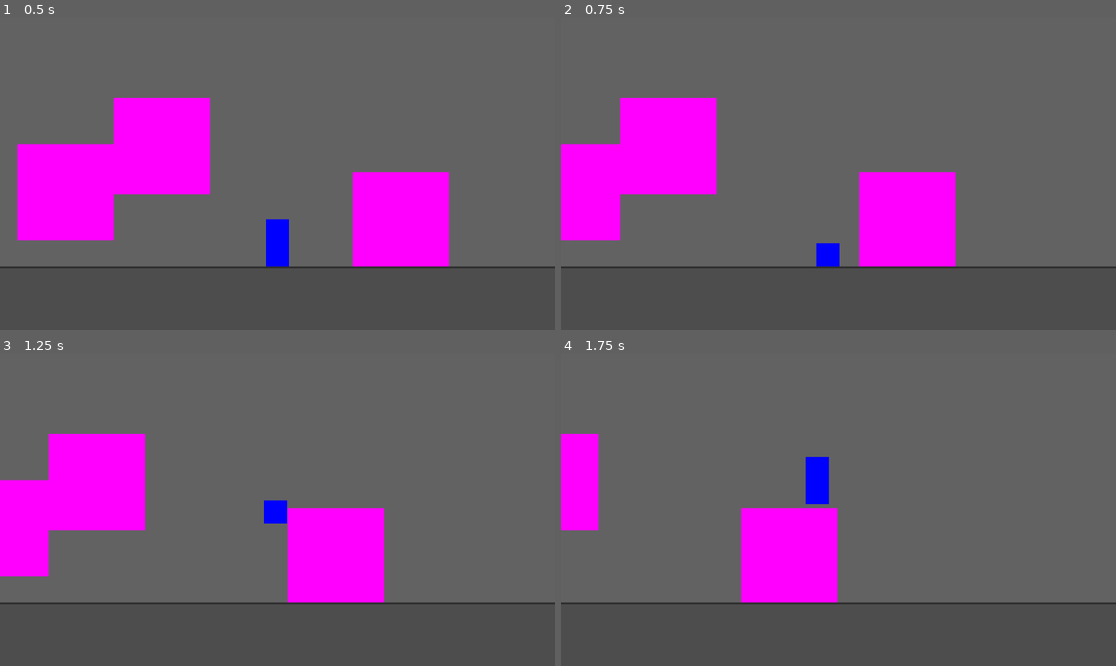
Above: before the commit, frames 1-4 (two rows, left to right).
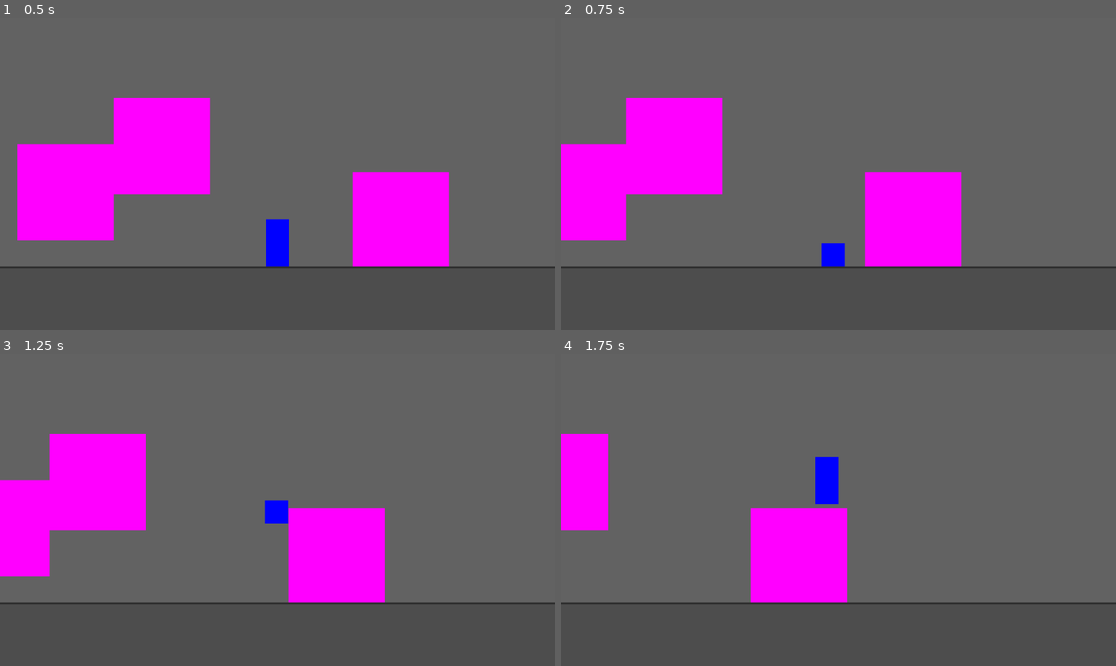
Above: after the commit, the same moments.

Repository: shotgunhands/shotgun-hands
Game: Godot game, scene res://Scenes/Playground/playground.tscn
The game is run twice, just before and just after one commit, with the same random seed, the same clock (stepped at 60 frames per second) and the same inputs.
Inputs:
- Up to frame 1 (0.5 s): no input
- Up to frame 2 (0.75 s): tap Enter at 0.5 s; hold D (move_right) from 0.53 s (still down); hold S (move_crouch) from 0.53 s (still down)
- Up to frame 3 (1.25 s): keep holding D (move_right); keep holding S (move_crouch); tap W (move_jump) at 0.77 s
- Up to frame 4 (1.75 s): keep holding D (move_right); release S (move_crouch) at 1.28 s; tap S (move_crouch) at 1.35 s; tap W (move_jump) at 1.52 s

Frame 1 is identical in both runs. In frame 2, 1.5% of the frame differs, in the area x 10-73%, y 25-80%; in frame 3, 0.3%; in frame 4, 2.2%, in the area x 6-52%, y 25-80%.

Commit message:
Quick change, add in export constant

Diff:
--- a/Actors/Player/camera_follow.gd
+++ b/Actors/Player/camera_follow.gd
@@ -1,10 +1,8 @@
 extends Camera2D
+
+@export var velCChangeMul: float = 0.258
 
 @onready var player = $"../2DPlayer"
 
-func _ready():
-	pass # Replace with function body.
-
-
-func _process(_delta):
-	global_position.x = player.global_position.x+(player.velocity.x*0.3)
+func _process(_delta) -> void:
+	global_position.x = player.global_position.x+(player.velocity.x*velCChangeMul)
